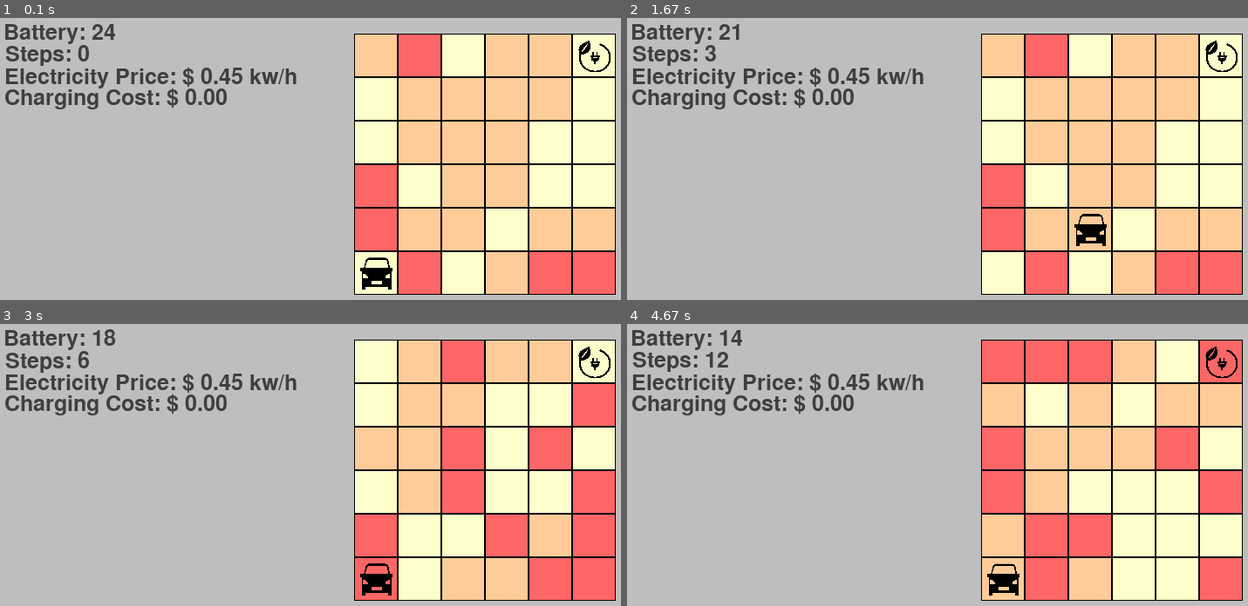
Above: before the commit, frames 1-4 (two rows, left to right).
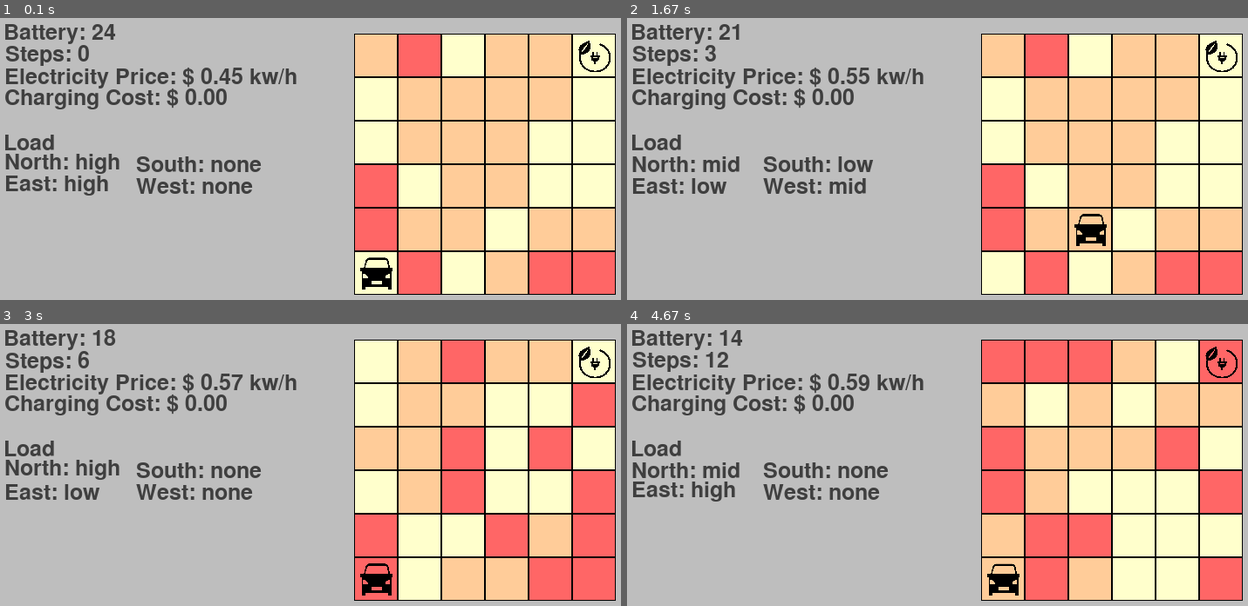
Above: after the commit, the same moments.

Repository: paulsilvap/car_pygame_env
Game: pygame game, started from pygame_env.py
Two runs of this game, one before a commit and one after it. Both use one fixed random seed, a clock stepped at 60 frames per second and the inputs below.
Inputs:
- Up to frame 1 (0.1 s): no input
- Up to frame 2 (1.67 s): hold Right 0.33-0.8 s; hold Up 0.83-1.13 s; hold Right 1.17-1.63 s
- Up to frame 3 (3 s): hold Left 1.67-2.2 s; hold Down 2.23-2.53 s; hold Left 2.57-2.97 s
- Up to frame 4 (4.67 s): hold Up 3-3.37 s; tap C at 3.15, 4.62 s; hold Right 3.4-4.03 s; hold Down 4.07-4.43 s; hold Left from 4.47 s (still down)

The runs differ from the first frame. In frame 1, 2.2% of the frame differs, in the area x 0-42%, y 41-63%; in frame 2, 2.1%; in frame 3, 2.3%; in frame 4, 2.3%, in the area x 0-42%, y 17-63%.

Commit message:
add load info | price follows normal dist(trunc)

Diff:
--- a/pygame_env.py
+++ b/pygame_env.py
@@ -2,6 +2,9 @@
 import pygame.freetype
 from sys import exit
 import random
+from pygame.sprite import Group
+from scipy.stats import truncnorm
+import numpy as np
 
 WINDOW_HEIGHT = int(400 * 1)
 WINDOW_WIDTH = int(WINDOW_HEIGHT * 2)
@@ -11,12 +14,22 @@
 COLORS = [(255,255,204),(255,204,153),(255,102,102)]
 GRID_DIMENSION = int((GRID_HEIGHT - BLOCK_SIZE*2) / BLOCK_SIZE)
 BATTERY_LEVEL = 24
-ELECTRICTY_PRICE = 0.45
 
 grids = []
 steps = 0
 charging = False
 charging_cost = 0
+
+def truncatedNormalDistribution(bound_a, bound_b, mean, std, step):
+    a, b = (bound_a - mean) / std, (bound_b - mean) / std
+    x_range = np.linspace(bound_a, bound_b, int(((bound_b - bound_a)/step)+1))
+
+    p = truncnorm.pdf(x_range, a, b, loc = mean, scale = std)
+    sum_p = sum(p)
+    p_norm = [i/sum_p for i in p]
+    # p_norm = [round(i/sum_p,6) for i in p]
+
+    return round(np.random.choice(x_range,size = 1, p=p_norm)[0],2)
 
 def drawString(font, str, surf, pos, color):
     text_rect = font.get_rect(str)
@@ -24,10 +37,10 @@
     font.render_to(surf, text_rect, str, color)
     return text_rect.bottom
 
-def drawGrid(screen, blockSize):
-    for x in range(blockSize, GRID_WIDTH-blockSize, blockSize):
-        for y in range(blockSize, GRID_HEIGHT-blockSize, blockSize):
-            rect = pygame.Rect(x, y, blockSize, blockSize)
+def drawGrid(screen, block_size):
+    for x in range(block_size, GRID_WIDTH-block_size, block_size):
+        for y in range(block_size, GRID_HEIGHT-block_size, block_size):
+            rect = pygame.Rect(x, y, block_size, block_size)
             index = random.randint(0,2)
             grids.append([rect, index])
             pygame.draw.rect(screen, COLORS[index], rect)
@@ -35,6 +48,25 @@
 def updateLoad():
     for i in range(len(grids)):
         grids[i][1] = random.randint(0,2)
+
+def getPosition(center, block_size, dim):
+    x, y = center
+    row = (y-block_size/2)/block_size
+    col = (x-block_size/2)/block_size
+    return int((col * dim - dim) + row - 1)
+
+def getLoad(pos, dim, dir):
+    if pos % dim != 0 and dir == "n":
+        load = grids[pos-1][1]
+    elif pos + dim <= (dim ** 2) - 1 and dir == "e":
+        load = grids[pos + dim][1]
+    elif pos % dim != dim - 1 and dir == "s":
+        load = grids[pos+1][1]
+    elif pos - dim >= 0 and dir == "w":
+        load = grids[pos - dim][1]
+    else:
+        load = "none"
+    return 'low' if load == 0 else 'mid' if load == 1 else 'high' if load == 2 else load
 
 pygame.init()
 screen = pygame.display.set_mode((WINDOW_WIDTH, WINDOW_HEIGHT))
@@ -63,6 +95,8 @@
 charger_rect = charger_surface.get_rect(center = grids[GRID_DIMENSION*(GRID_DIMENSION-1)][0].center)
 charging_rect = charging_surface.get_rect(center = grids[GRID_DIMENSION*(GRID_DIMENSION-1)][0].center)
 bat = BATTERY_LEVEL
+price = truncatedNormalDistribution(0.40, 0.90, 0.50, 0.10, 0.01)
+car_pos = getPosition(car_rect.center,BLOCK_SIZE, GRID_DIMENSION)
 
 while True:
     for event in pygame.event.get():
@@ -73,6 +107,7 @@
         if game_active:
             if event.type == pygame.KEYDOWN:
                 steps += 1
+                price = truncatedNormalDistribution(0.40, 0.90, 0.50, 0.10, 0.01)
                 if steps % 5 == 0:
                     updateLoad()
                 for (rect, index) in grids:
@@ -91,7 +126,7 @@
                     bat -= 1
                 if event.key == pygame.K_c and car_rect.center == charger_rect.center:
                     charging = True
-                    charging_cost += ELECTRICTY_PRICE
+                    charging_cost += price
                     bat = min(BATTERY_LEVEL, int(bat + BATTERY_LEVEL*0.25))
                 else:
                     charging = False
@@ -110,11 +145,18 @@
         for (rect, _) in grids:
             pygame.draw.rect(subsurface2, 'Black', rect, 1)
 
+        car_pos = getPosition(car_rect.center,BLOCK_SIZE, GRID_DIMENSION)
+
         subsurface1.fill('Gray')
         drawString(test_font,f'Battery: {bat}', subsurface1, (BLOCK_SIZE,BLOCK_SIZE), (63,63,63))
         drawString(test_font,f'Steps: {steps}', subsurface1, (BLOCK_SIZE,BLOCK_SIZE*3/2), (63,63,63))
-        drawString(test_font,f'Electricity Price: $ {ELECTRICTY_PRICE} kw/h', subsurface1, (BLOCK_SIZE,BLOCK_SIZE*2), (63,63,63))
+        drawString(test_font,f'Electricity Price: $ {price:.2f} kw/h', subsurface1, (BLOCK_SIZE,BLOCK_SIZE*2), (63,63,63))
         drawString(test_font,f'Charging Cost: $ {charging_cost:.2f}', subsurface1, (BLOCK_SIZE,BLOCK_SIZE*5/2), (63,63,63))
+        drawString(test_font,f'Load', subsurface1, (BLOCK_SIZE,BLOCK_SIZE*7/2), (63,63,63))
+        drawString(test_font,f'North: {getLoad(car_pos, GRID_DIMENSION, "n")}', subsurface1, (BLOCK_SIZE,BLOCK_SIZE*4), (63,63,63))
+        drawString(test_font,f'East: {getLoad(car_pos, GRID_DIMENSION, "e")}', subsurface1, (BLOCK_SIZE,BLOCK_SIZE*9/2), (63,63,63))
+        drawString(test_font,f'South: {getLoad(car_pos, GRID_DIMENSION, "s")}', subsurface1, (GRID_WIDTH/2,BLOCK_SIZE*4), (63,63,63))
+        drawString(test_font,f'West: {getLoad(car_pos, GRID_DIMENSION, "w")}', subsurface1, (GRID_WIDTH/2,BLOCK_SIZE*9/2), (63,63,63))
 
         screen.blit(subsurface1, (0,0))
         screen.blit(subsurface2, (GRID_WIDTH,0))
